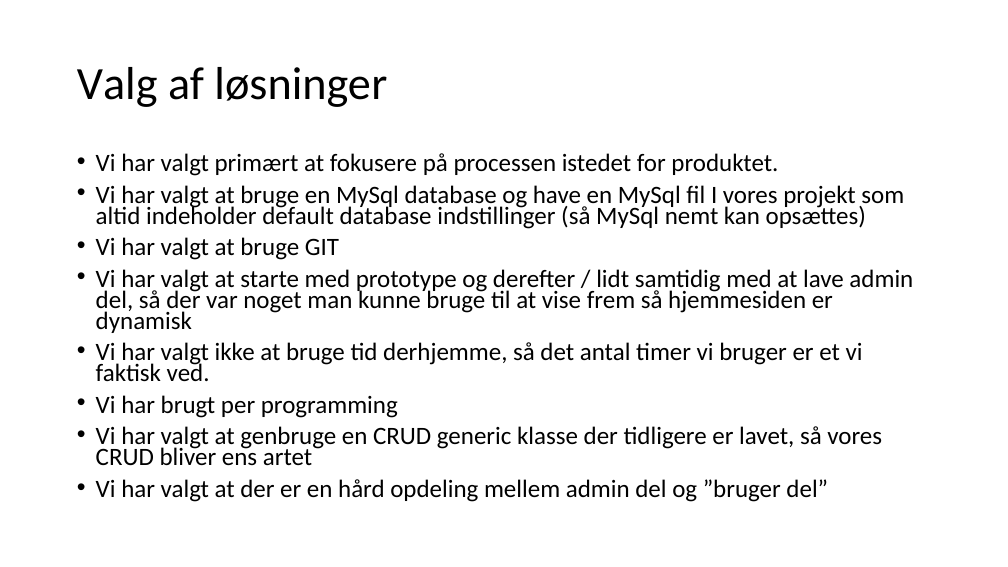
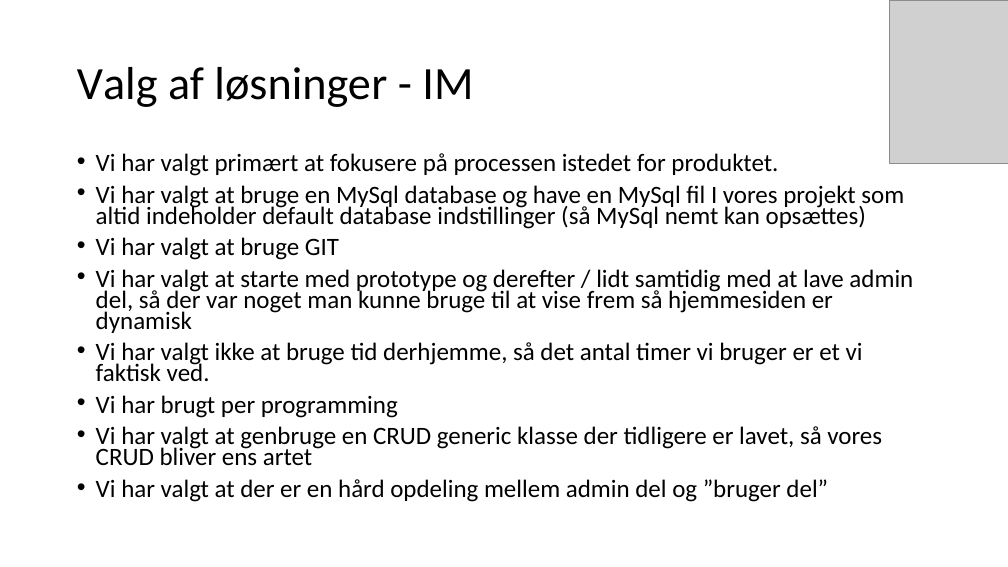
Before and after one commit to mart56p7/kino, a slide deck: slide 5 of powerpoint.pptx. Drawn at 1008x567 pixels with LibreOffice and Linux fonts; fonts in the diff are those of the drawing; grey boxes stand for pictures. Boxes give left, top, right and bottom in pixels: in the first picture for what was removed or moved away, otherwise in the second. Text is boxed around its words. In the diff, an @@ line names an element or a change of style, - is before the commit and + after.

```diff
--- a/powerpoint.pptx
+++ b/powerpoint.pptx
@@ picture added at [890, 1, 1008, 164] @@
@@ title at [77, 67, 473, 107]: text changed @@
-Valg af løsninger
+Valg af løsninger - IM
```
Also in this commit, not shown: 9 other slides changed, 15 other files.
